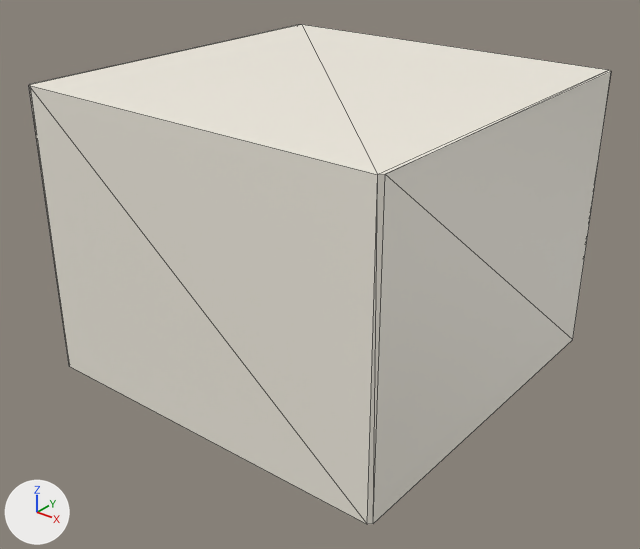
The glTF model docs/univers/archipeo/batiments/modeles/5e-batiment-cabane-de-sema/loin-etape-1.glb, before and after one commit.
One viewpoint serves both versions: a camera (50 mm lens) standing at (0.961, -1.174, 0.929) and looking at (0.022, -0.001, 0.202). Arrows for +X, +Y and +Z are at lower left; the lights stay in place. The picture after the commit comes second. Mesh edges are drawn as thin lines. Vertices at exactly the same position are counted once.

Names of what the first picture shows: 'loin'.
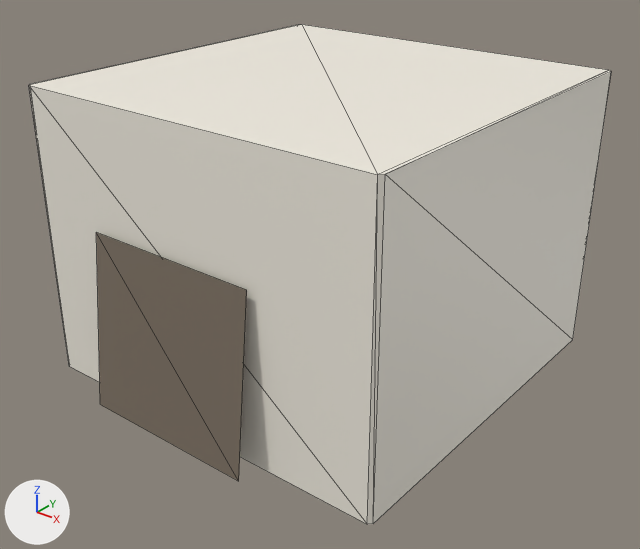
Diff of the bpy script that builds the scene:
```diff
--- a/docs/univers/archipeo/batiments/modeles/5e-batiment-cabane-de-sema/loin-etape-1.glb.py
+++ b/docs/univers/archipeo/batiments/modeles/5e-batiment-cabane-de-sema/loin-etape-1.glb.py
@@ me_loin @@
 # used by ob_loin; location = (0.0, 0.0, 0.0)
 # verts and faces of me_loin; kept vertices keep their numbers, new ones are numbered from 16
-me_loin.from_pydata(...)  # 16 vertices, 22 faces; spans x -0.37..0.368, y -0.31..0.416, z 0.0..0.56
+me_loin.from_pydata(...)  # 20 vertices, 24 faces; spans x -0.37..0.368, y -0.358..0.416, z 0.0..0.56
+# me_loin part 1
+verts[16] = (-0.211, -0.358, 0.0)  # pixel (100, 404)
+verts[17] = (0.14, -0.358, 0.0)  # pixel (238, 481)
+verts[18] = (0.14, -0.321, 0.333)  # pixel (246, 290)
+verts[19] = (-0.211, -0.321, 0.333)  # pixel (96, 232)
+faces += [(16, 17, 19), (17, 18, 19)]
 me_loin.materials.append(mat_defaultmaterial)
```

Where the change shows, as pixel boxes (x1, y1, x2, y2) in the pictures (640 x 549 px):
part 1 of me_loin, added (brown): after (96, 232, 247, 481)
